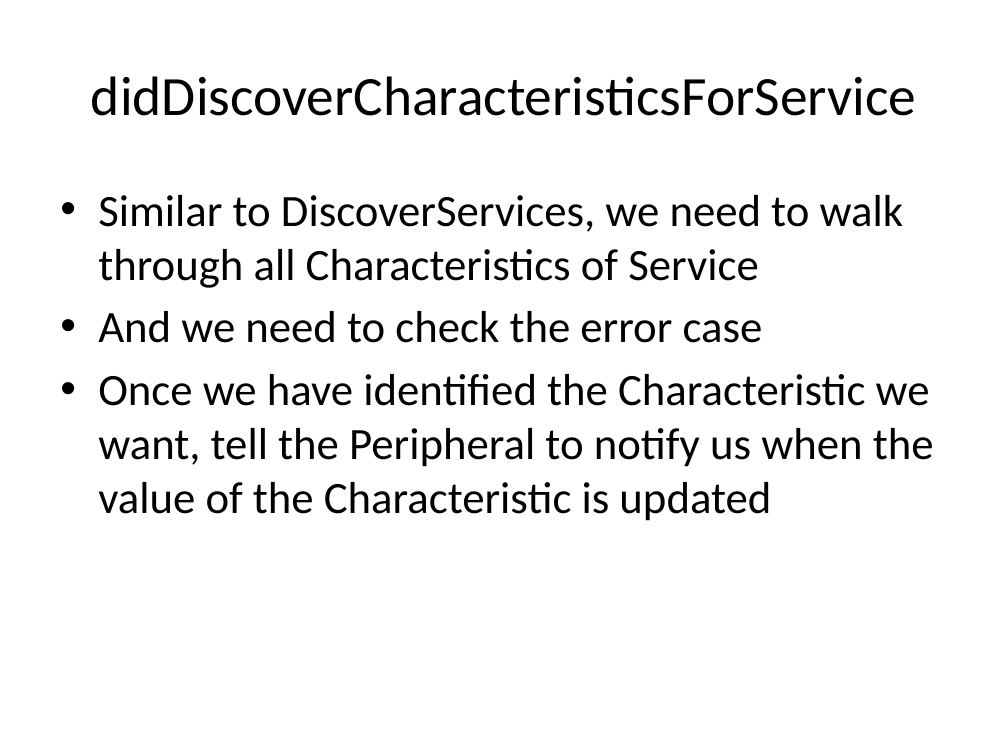
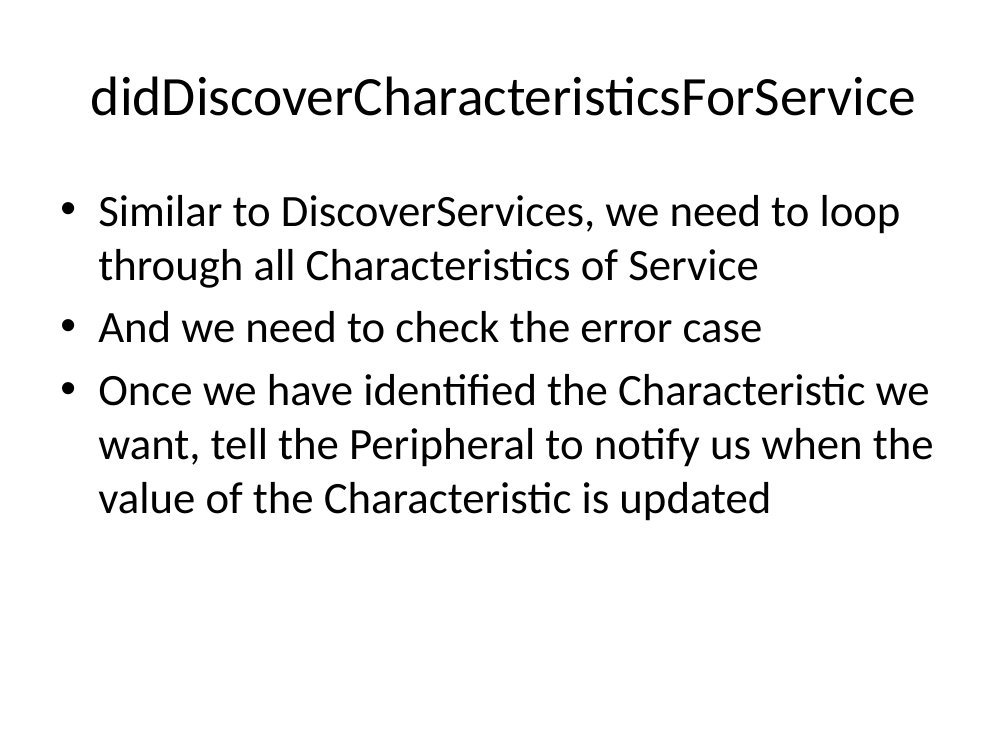
Before and after one commit to a34729t/SimpleCentral, a slide deck: slide 24 of Lecture.pptx. Drawn at 1008x756 pixels with LibreOffice and Linux fonts; fonts in the diff are those of the drawing. Boxes give left, top, right and bottom in pixels: in the first picture for what was removed or moved away, otherwise in the second. Text is boxed around its words. In the diff, an @@ line names an element or a change of style, - is before the commit and + after.

```diff
--- a/Lecture.pptx
+++ b/Lecture.pptx
@@ text at [98,195,901,288]: text changed @@
-• Similar to DiscoverServices, we need to walk through all Characteristics of Service
+• Similar to DiscoverServices, we need to loop through all Characteristics of Service
```
Also in this commit, not shown: 6 other slides changed.
